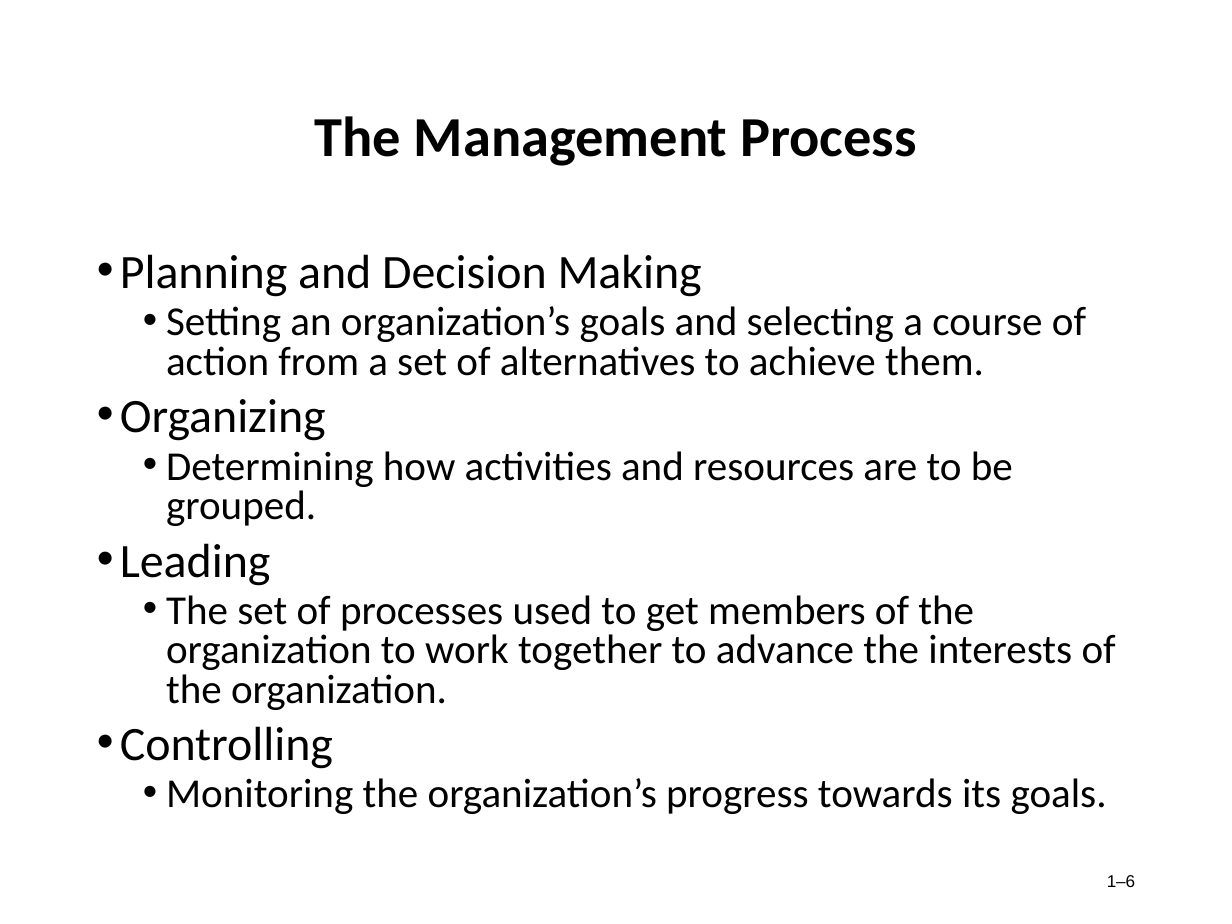
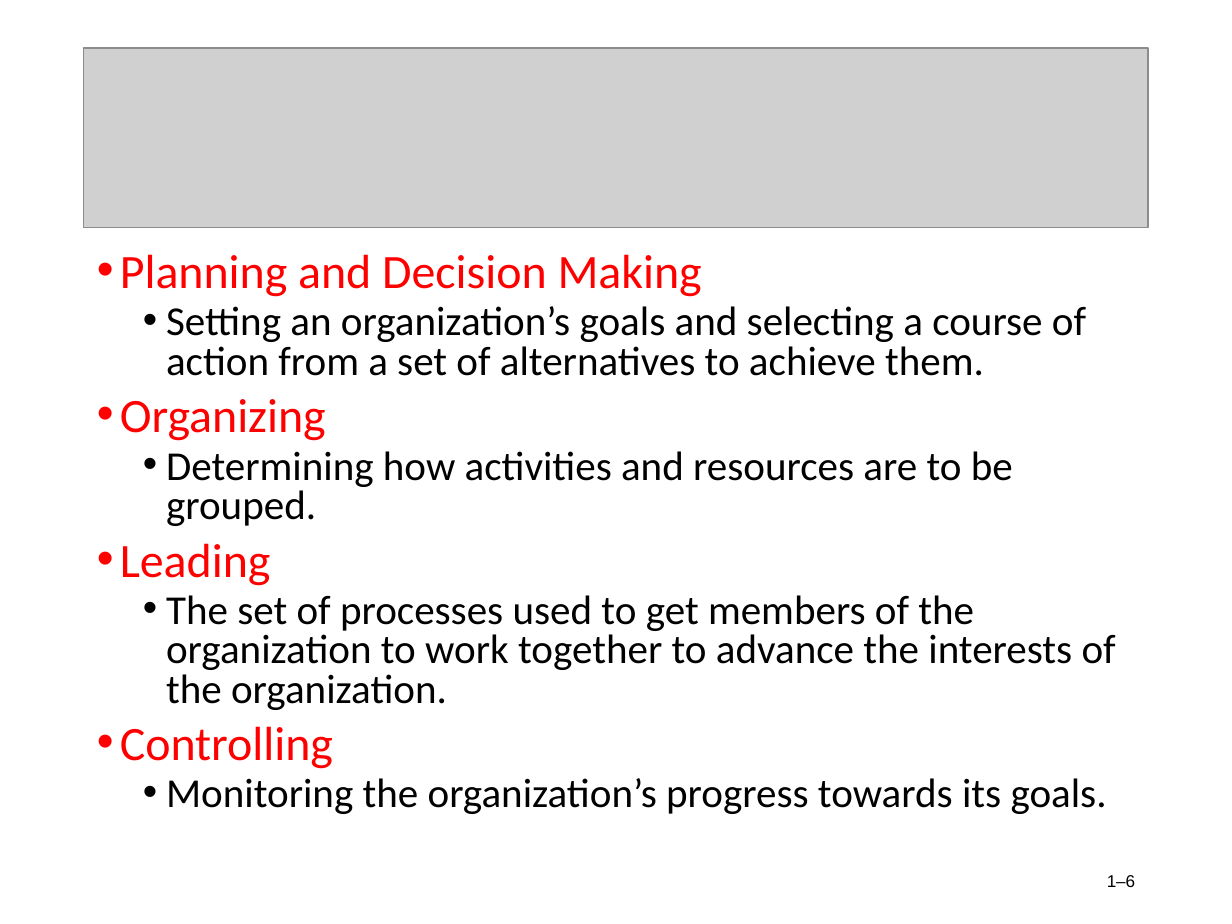
Before and after one commit to AbdullahRFA/3_2_ALL_Resources, a slide deck: slide 6 of Management & Accounting /Management/Chapter-1 (MGT).ppt. Drawn at 1232x924 pixels with LibreOffice and Linux fonts; fonts in the diff are those of the drawing; grey boxes stand for pictures. Boxes give left, top, right and bottom in pixels: in the first picture for what was removed or moved away, otherwise in the second. Text is boxed around its words. In the diff, an @@ line names an element or a change of style, - is before the commit and + after.

Commit message:
added management and accoutn tutorial

```diff
--- a/Management & Accounting /Management/Chapter-1 (MGT).ppt
+++ b/Management & Accounting /Management/Chapter-1 (MGT).ppt
@@ picture added at (x1=84, y1=48, x2=1148, y2=228) @@
@@ title removed at (x1=315, y1=116, x2=917, y2=166) @@
-The Management Process
@@ text at (x1=120, y1=254, x2=702, y2=769): text colour #000000 to #FF0000 in "Planning and Decision Making", "Organizing", "Leading", "Controlling"; bullet colour #000000 to #FF0000 @@
```
Also in this commit, not shown: 14 other slides changed, 2 slides added, 2 slides removed, 5 other files.
